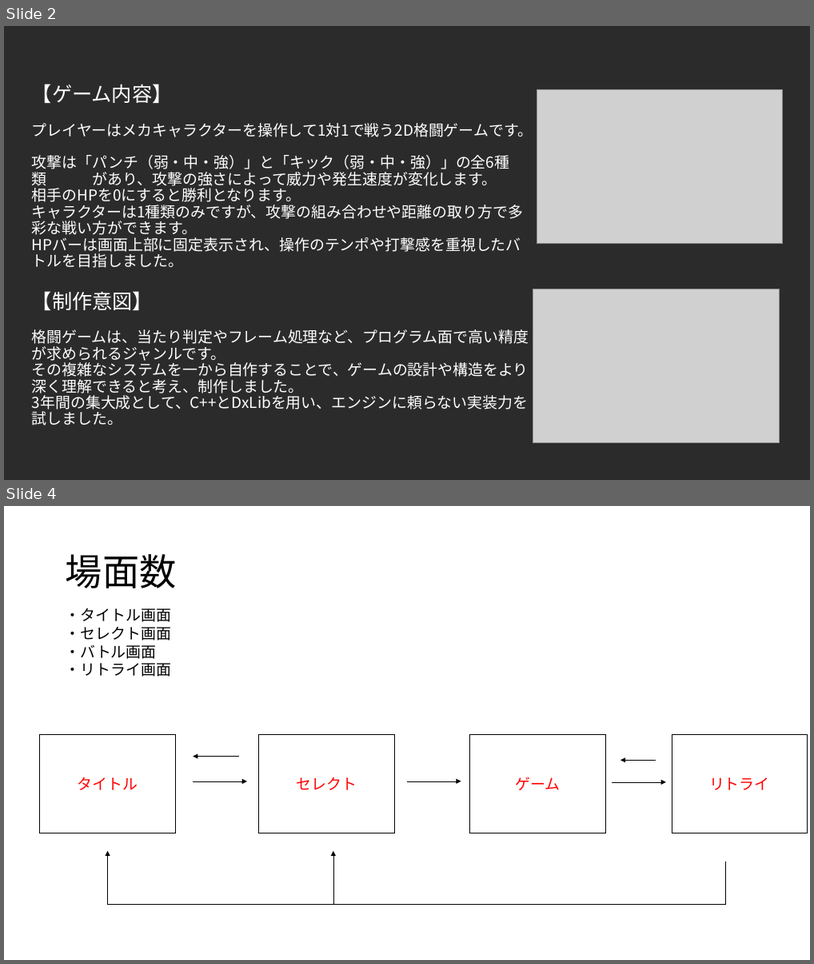
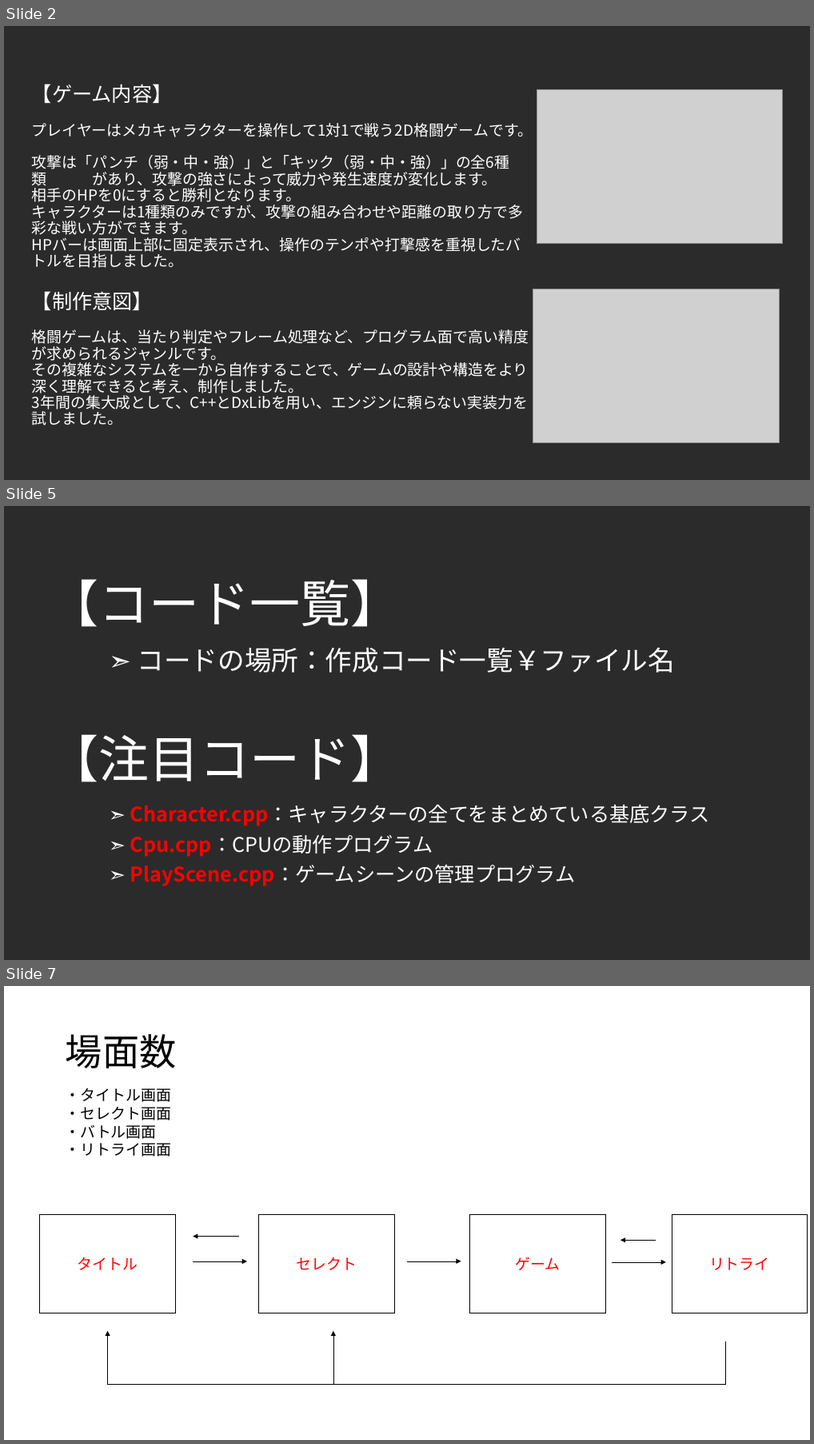
Before and after one commit to F0402Nishi/FightingGame, a slide deck: 仕様書.pptx. Shown one above the other, each under a label of ours: slides 2 and 4 before the commit, slides 2, 5 and 7 after it; the slides between them are not shown. The pictures are 814x964 and 814x1444 pixels, drawn with LibreOffice and Linux fonts; fonts in the diff are those of the drawing; grey boxes stand for pictures; background and template pictures are left out; a plain dark background stands for a picture behind light text. Boxes give left, top, right and bottom in pixels: in the first picture for what was removed or moved away, otherwise in the second. Text is boxed around its words. In the diff, an @@ line names an element or a change of style, - is before the commit and + after.

```diff
--- a/仕様書.pptx
+++ b/仕様書.pptx
@@ slide 5 added at <box>4,506,810,960</box>, background picture (left out) @@
@@ title added at <box>48,579,401,627</box>, 60 pt, text #FFFFFF @@
+【コード一覧】
@@ text added at <box>138,647,675,672</box>, 32 pt, text #FFFFFF @@
+➣ コードの場所：作成コード一覧￥ファイル名
@@ text added at <box>48,734,401,782</box>, 60 pt, text #FFFFFF @@
+【注目コード】
@@ text added at <box>130,804,710,886</box>, 24 pt, text #FFFFFF @@
+➣ Character.cpp：キャラクターの全てをまとめている基底クラス
+➣ Cpu.cpp：CPUの動作プログラム
+➣ PlayScene.cpp：ゲームシーンの管理プログラム
@@ what was slide 4 is now slide 7 @@
```
Also in this commit, not shown: 2 slides changed, 2 other slides added.
